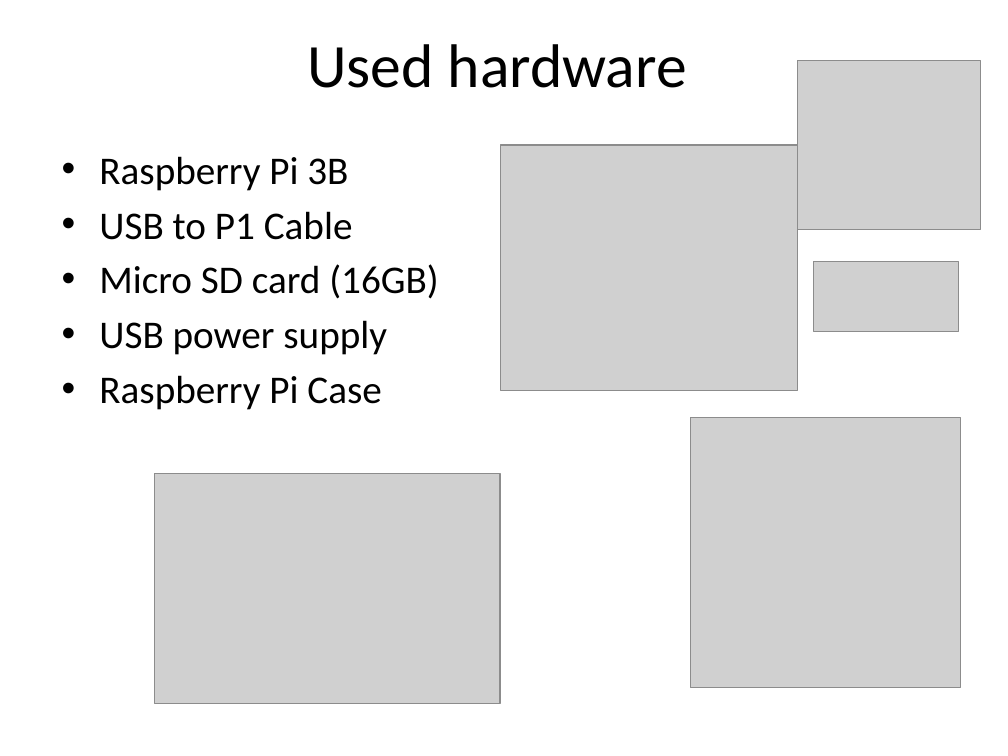
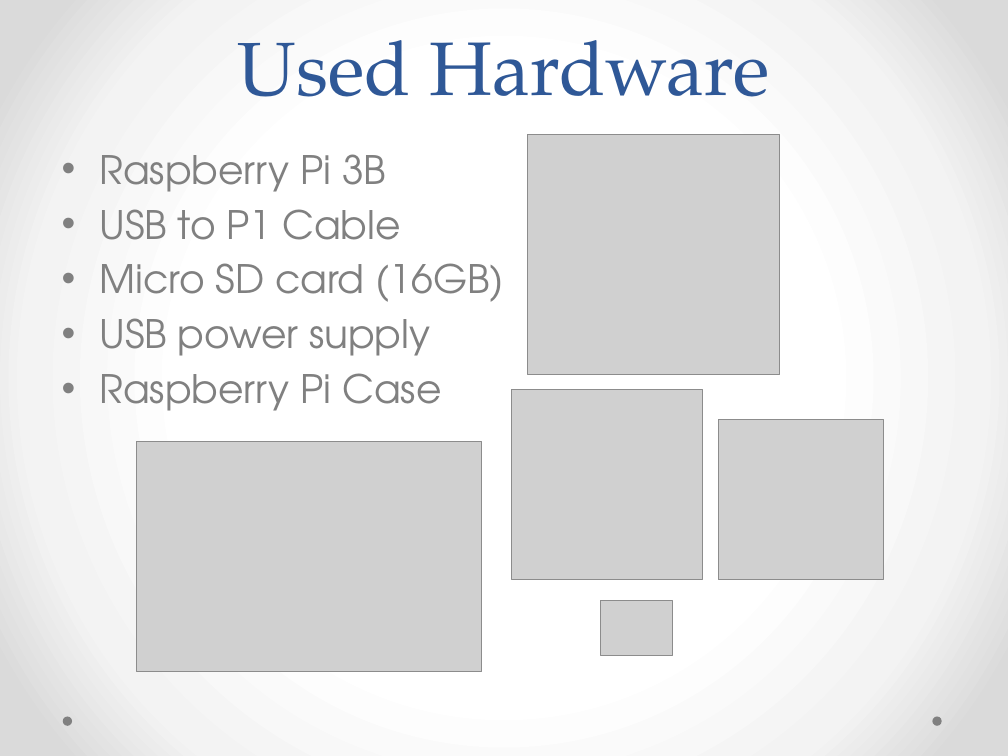
Before and after one commit to plaatsoft/plaatenergy, a slide deck: slide 4 of doc/ppt/PlaatEnergy Design.pptx. Drawn at 1008x756 pixels with LibreOffice and Linux fonts; fonts in the diff are those of the drawing; grey boxes stand for pictures. Boxes give left, top, right and bottom in pixels: in the first picture for what was removed or moved away, otherwise in the second. Text is boxed around its words. In the diff, an @@ line names an element or a change of style, - is before the commit and + after.

```diff
--- a/doc/ppt/PlaatEnergy Design.pptx
+++ b/doc/ppt/PlaatEnergy Design.pptx
@@ background #FFFFFF to gradient #FFFFFF to #F4F4F4 to #DADADA @@
@@ title "Used Hardware" at box(238, 40, 770, 97): vertical alignment middle to bottom @@
@@ title at box(238, 40, 770, 97): text changed; size 44 to 54 pt; font Calibri to TeX Gyre Pagella; text colour #000000 to #2F5897 @@
-Used hardware
+Used Hardware
@@ picture removed at box(797, 60, 980, 230) @@
@@ text "Raspberry Pi 3B" at box(99, 154, 504, 411): font Calibri to TeX Gyre Adventor, text colour #000000 to #808080 @@
@@ picture: place and size @@
-picture at box(500, 145, 797, 390)
+picture at box(528, 134, 780, 375)
@@ picture removed at box(813, 262, 959, 332) @@
@@ picture: place and size @@
-picture at box(690, 417, 961, 687)
+picture at box(512, 389, 703, 580)
@@ picture added at box(719, 419, 884, 580) @@
@@ picture: place and size @@
-picture at box(155, 473, 501, 703)
+picture at box(136, 442, 482, 671)
@@ picture added at box(601, 600, 672, 655) @@
@@ ellipse added at box(62, 717, 72, 726), fill #808080 @@
@@ ellipse added at box(932, 717, 941, 726), fill #808080 @@
```
Also in this commit, not shown: 10 other slides changed, 10 slides added, 14 slides removed, 3 other files.
